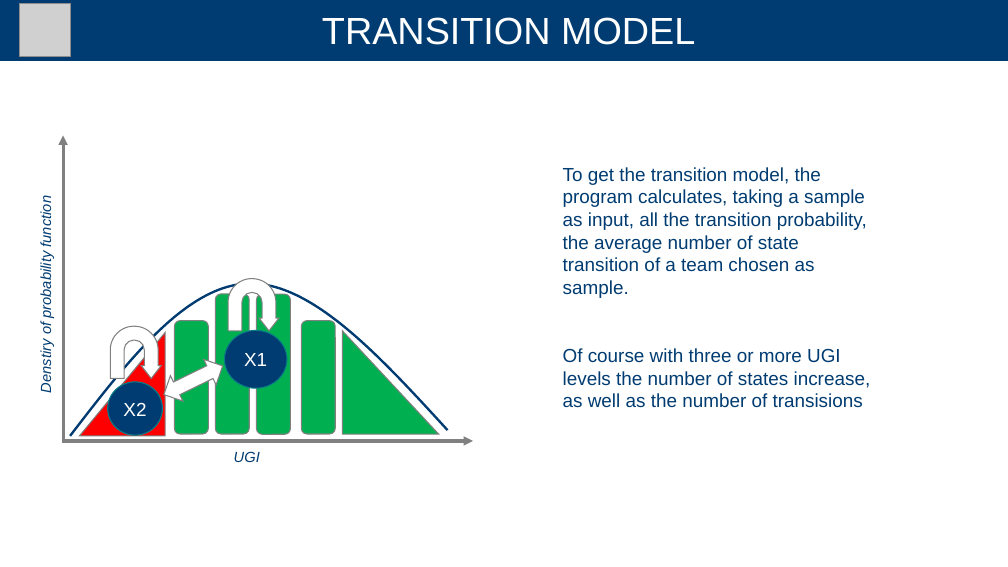
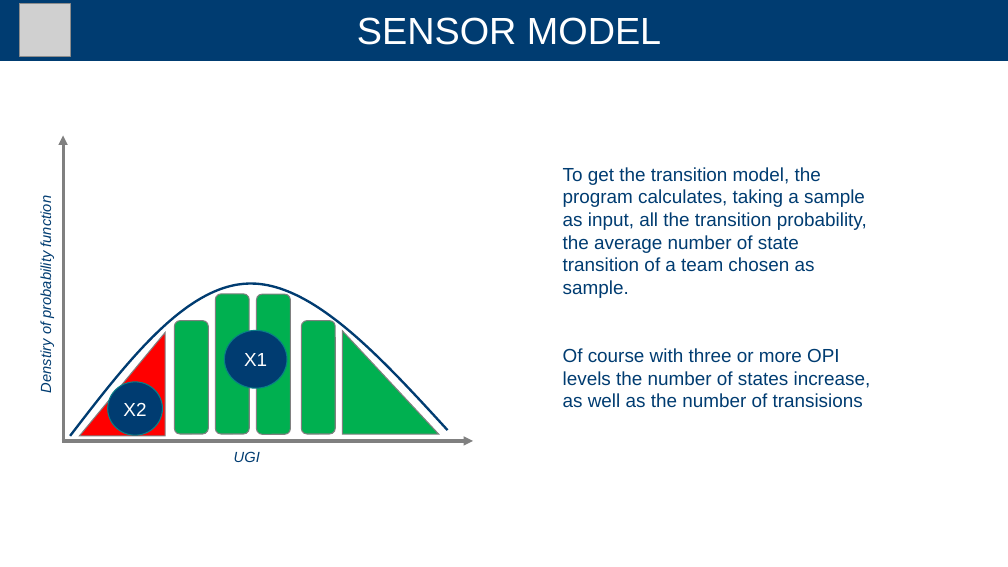
Before and after one commit to andreaTufo/FootballBettingDetectionSystem, a slide deck: slide 10 of presentation/presentation.pptx (slide 8 before the commit). Drawn at 1008x567 pixels with LibreOffice and Linux fonts; fonts in the diff are those of the drawing; grey boxes stand for pictures. Boxes give left, top, right and bottom in pixels: in the first picture for what was removed or moved away, otherwise in the second. Text is boxed around its words. In the diff, an @@ line names an element or a change of style, - is before the commit and + after.

```diff
--- a/presentation/presentation.pptx
+++ b/presentation/presentation.pptx
@@ title at <box>357,17,661,45</box>: text changed @@
-TRANSITION MODEL
+SENSOR MODEL
@@ uturn arrow removed at <box>228,279,279,331</box> @@
@@ uturn arrow removed at <box>110,327,161,379</box> @@
@@ left right arrow removed at <box>157,353,229,408</box> @@
@@ text at <box>563,348,871,408</box>: text changed @@
-Of course with three or more UGI levels the number of states increase, as well as the number of transisions
+Of course with three or more OPI levels the number of states increase, as well as the number of transisions
```
Also in this commit, not shown: 6 other slides changed, 2 slides added.
